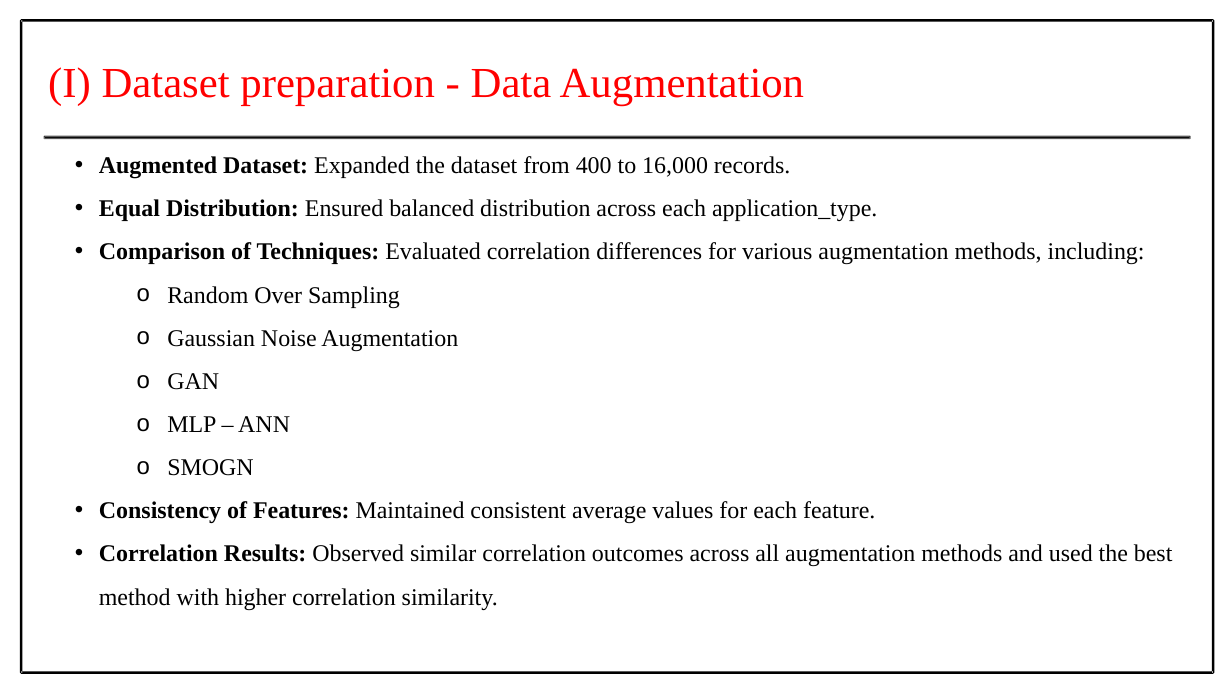
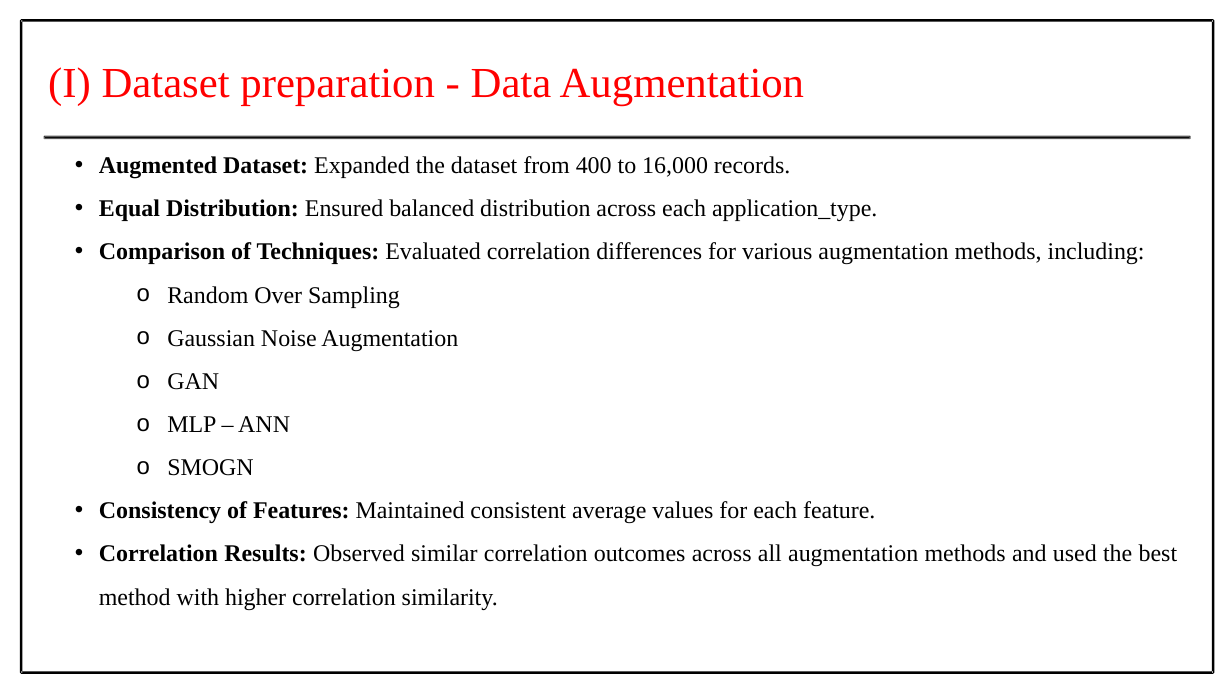
Before and after one commit to Prithiv-vijai/5g_MEC, a slide deck: slide 17 of Batch_4 IT-G2 review 1.pptx (slide 16 before the commit). Drawn at 1232x693 pixels with LibreOffice and Linux fonts; fonts in the diff are those of the drawing. Boxes give left, top, right and bottom in pixels: in the first picture for what was removed or moved away, otherwise in the second. Text is boxed around its words. In the diff, an @@ line names an element or a change of style, - is before the commit and + after.

```diff
--- a/Batch_4 IT-G2 review 1.pptx
+++ b/Batch_4 IT-G2 review 1.pptx
@@ text "Augmented Dataset: Expanded the dataset ..." at [99,156,1178,610]: alignment left to justified @@
```
Also in this commit, not shown: 8 other slides changed, 14 slides added.
